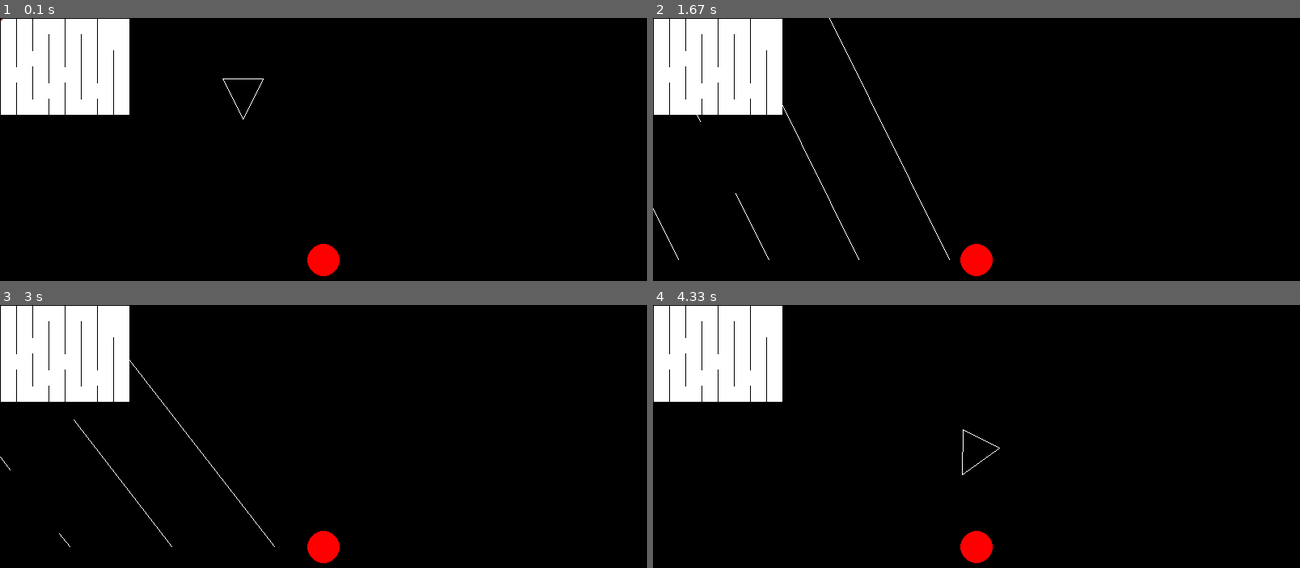
Above: before the commit, frames 1-4 (two rows, left to right).
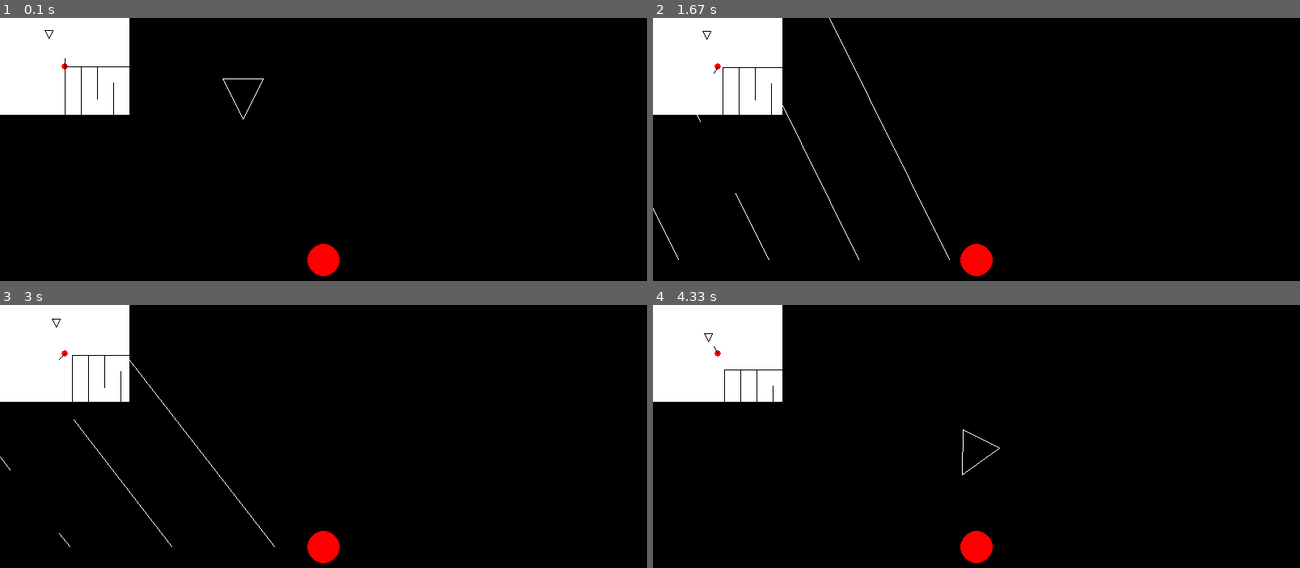
Above: after the commit, the same moments.

Repository: matia6170/Simple3dEngine
Game: pygame game, started from pygametest.py
Two runs of this game, one before a commit and one after it. Both use one fixed random seed, a clock stepped at 60 frames per second and the inputs below.
Inputs:
- Up to frame 1 (0.1 s): no input
- Up to frame 2 (1.67 s): hold Right 0.33-0.8 s; hold Right 0.83-1.3 s; hold D 0.83-1.3 s; hold Left from 1.33 s (still down); hold A from 1.33 s (still down)
- Up to frame 3 (3 s): release Left at 1.87 s; release A at 1.87 s; hold Left 1.9-2.3 s; hold A 1.9-2.3 s; hold Right 2.33-2.97 s; hold D 2.33-2.97 s
- Up to frame 4 (4.33 s): hold Left 3-3.47 s; hold A 3-3.47 s; hold Right 3.5-3.97 s; hold D 3.5-3.97 s; hold Right from 4 s (still down); hold D from 4 s (still down)

The runs differ from the first frame. In frame 1, 0.4% of the frame differs, in the area x 0-20%, y 0-37%; in frame 2, 0.5%; in frame 3, 0.5%; in frame 4, 0.5%.

Commit message:
fixed minimap

Diff:
--- a/objects.py
+++ b/objects.py
@@ -2,7 +2,7 @@
 from math import cos, sin, atan2
 import pygame
 
-class Vector:
+class Point:
     def __init__(self, x=0, y=0):
         self.x = x
         self.y = y
@@ -22,6 +22,7 @@
         if not isinstance(scalar, (int)):
             raise TypeError("Unsupported operand type for *")
         return Point(self.x * scalar, self.y * scalar)
+
     def set(self, x, y):
         self.x = x
         self.y = y
@@ -35,8 +36,9 @@
         self.x *= scalar
         self.y *= scalar
     def divide(self, scalar):
-        self.x /= scalar
-        self.y /= scalar
+        self.x //= scalar
+        self.y //= scalar
+        return self
     def dot(self, other):
         if not isinstance(other, Vector):
             raise TypeError("Unsupported operand type for dot product")
@@ -45,6 +47,8 @@
         return (self.x ** 2 + self.y ** 2) ** 0.5
     def normalize(self):
         self.divide(self.magnitude())
+    def angle(self):
+        return atan2(self.y, self.x)
 
 class Player:
     def __init__(self, name, pos, rotation=0, radius=20, color=(255, 0, 0)):
@@ -80,11 +84,11 @@
             self.move(5*sin(self.rotation), 5*cos(self.rotation))
 
 
-class Point(Vector):
-    def __init__(self, x=0, y=0):
-        super().__init__(x, y)
-    def angle(self):
-        return atan2(self.y, self.x)
+# class Point(Vector):
+#     def __init__(self, x=0, y=0):
+#         super().__init__(x, y)
+#     def angle(self):
+#         return atan2(self.y, self.x)
 
 
 class Wall:
--- a/pygametest.py
+++ b/pygametest.py
@@ -96,9 +96,10 @@
     return point - player.pos
 
 
-def toScreen(point):
+def toScreen(point, surface=False):
     transformed = transform(point)
-    transformed = rotate(transformed, player.rotation)
+    if not surface:
+        transformed = rotate(transformed, player.rotation)
     transformed *= SCALE
     transformed += P_CENTER
     return transformed
@@ -165,7 +166,7 @@
     return value//surface_scale
 
 surface = pygame.Surface((width//surface_scale, height//surface_scale))
-center = Point(width//(surface_scale*2), height//(surface_scale*2))
+surface_center = Point(width//(surface_scale*2), height//(surface_scale*2))
 
 
 surface.fill((255, 255, 255))
@@ -180,14 +181,13 @@
     scaledPlayer = Point(scaler(player.pos.x), scaler(player.pos.y))
 
     draw.circle(surface, player.color,
-                (scaledPlayer.x, scaledPlayer.y), scaler(player.radius))
+                (surface_center.x, surface_center.y), scaler(player.radius))
     draw.line(surface, (0, 0, 0),
-              (scaledPlayer.x, scaledPlayer.y), (scaledPlayer.x+10*cos(-player.rotation-math.pi/2), scaledPlayer.y+10*sin(-player.rotation-math.pi/2)))
+              (surface_center.x, surface_center.y), (surface_center.x+10*cos(-player.rotation-math.pi/2), surface_center.y+10*sin(-player.rotation-math.pi/2)))
 
     # draw line
     for wall in walls:
-        scaledWall = Wall(Point(scaler(wall.start.x), scaler(wall.start.y)),
-                          Point(scaler(wall.end.x), scaler(wall.end.y)))
+        scaledWall = Wall(toScreen(wall.start, True).divide(surface_scale), toScreen(wall.end, True).divide(surface_scale))
         draw.line(surface, (0, 0, 0),
                   (scaledWall.start.x, scaledWall.start.y), (scaledWall.end.x, scaledWall.end.y))
 #####
